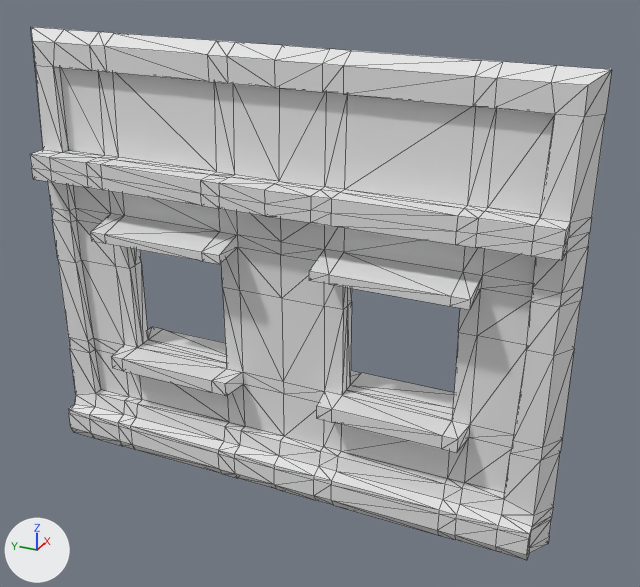
The glTF model client/assets/models/buildings/sections/wood_6_window.glb as it was, and as the next commit left it.
The view is the same before and after, from a 50 mm camera at (-8.09, -4.05, 6.48) aimed at (0.03, -0.4, 2.41). The lights are fixed; the arrows at lower left show +X, +Y and +Z. Mesh edges are drawn as thin lines. Vertices at the same position are counted once.

The first picture shows 'wood_6_window'.
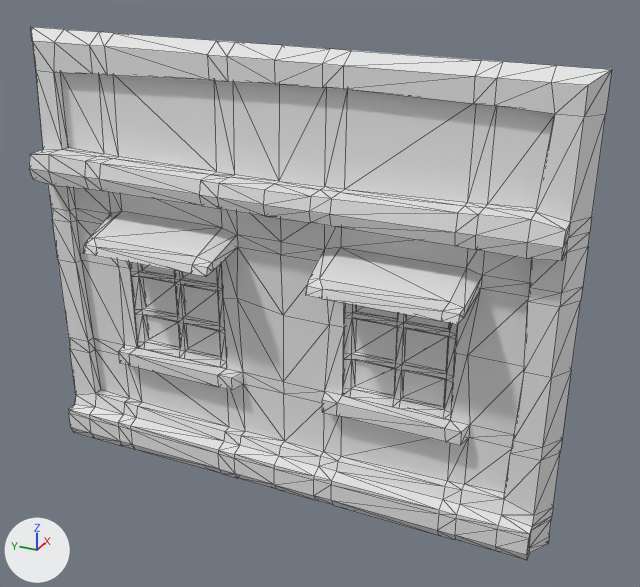
What the commit changed:
me_cube_006 is used by ob_wood_6_window; location (0.0, 0.0, 0.0).
me_cube_006 had 742 vertices, 1488 faces and spanned x -0.52..0.52, y -3.16..3.15, z -0.08..5.06.
me_cube_006 now has 1046 vertices, 1992 faces and spans x -0.73..0.52, y -3.16..3.15, z -0.08..5.06.
me_cube_006 part 1: a new loose piece of 72 vertices spanning x -0.1..-0.03, y -2.0..-0.74, z 1.27..2.79.
me_cube_006 part 2: a new loose piece of 72 vertices spanning x -0.1..-0.03, y 0.76..2.02, z 1.27..2.79.
Part 3, on me_cube_006:
12 faces are deleted.
22 vertices in x -0.46..0.46, y -2.21..2.22, z 0.53..3.43 move by (0.0, 0.0, -0.02).
20 vertices in x -0.23..0.23, y -0.74..0.75, z 0.53 move by (0.0, 0.0, -0.07).
16 vertices in x -0.46..0.46, y -2.21..2.22, z 3.71..4.68 move by (0.0, 0.0, 0.02).
16 vertices in x 0.52, y -2.21..2.22, z 2.81..2.92 move by (-0.32, 0.0, 0.07).
15 vertices in x 0.44, y -2.17..2.18, z 1.12..1.28 move by (0.08, 0.0, 0.0).
15 vertices in x -0.44, y -2.17..2.18, z 1.12..1.28 move by (0.14, 0.0, 0.0).
172 vertices move from x -0.52..0.46, y -3.16..3.15, z 0.53..4.68 to x -0.67..0.52, y -3.16..3.15, z 0.5..4.73.
16 vertices are added at x -0.73..-0.7, y -2.17..2.17, z 2.75..2.84.
44 new faces join them.

Pixel boxes (x1, y1, x2, y2) of what changed, in the pictures (640 x 587 px):
'wood_6_window', reshaped: before (30, 27, 612, 560); after (29, 27, 612, 560)
part 1 of me_cube_006, added: after (343, 303, 457, 419)
part 2 of me_cube_006, added: after (130, 262, 226, 367)
part 3 of me_cube_006, built on: before (30, 42, 584, 500); after (29, 42, 584, 500)
